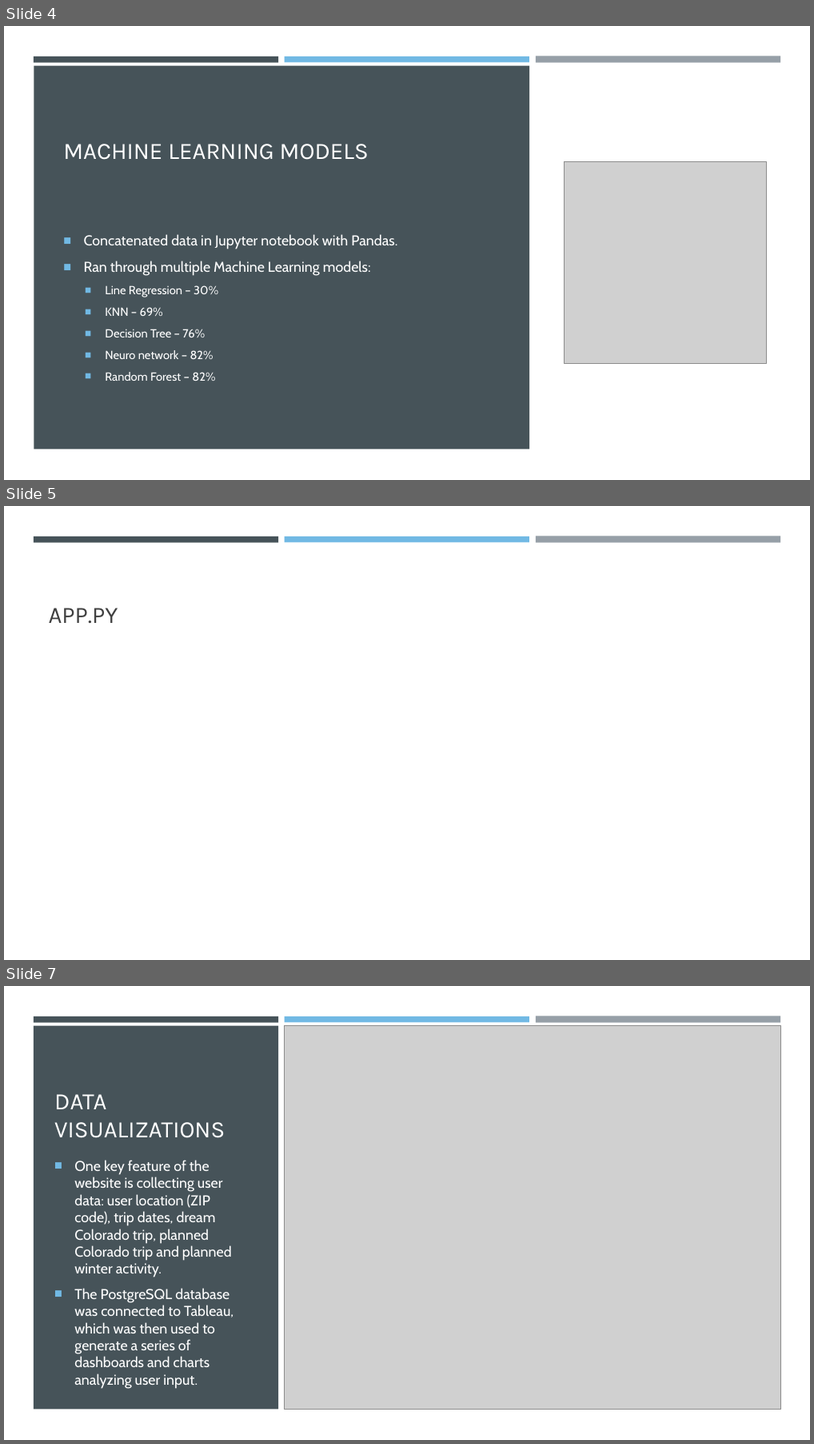
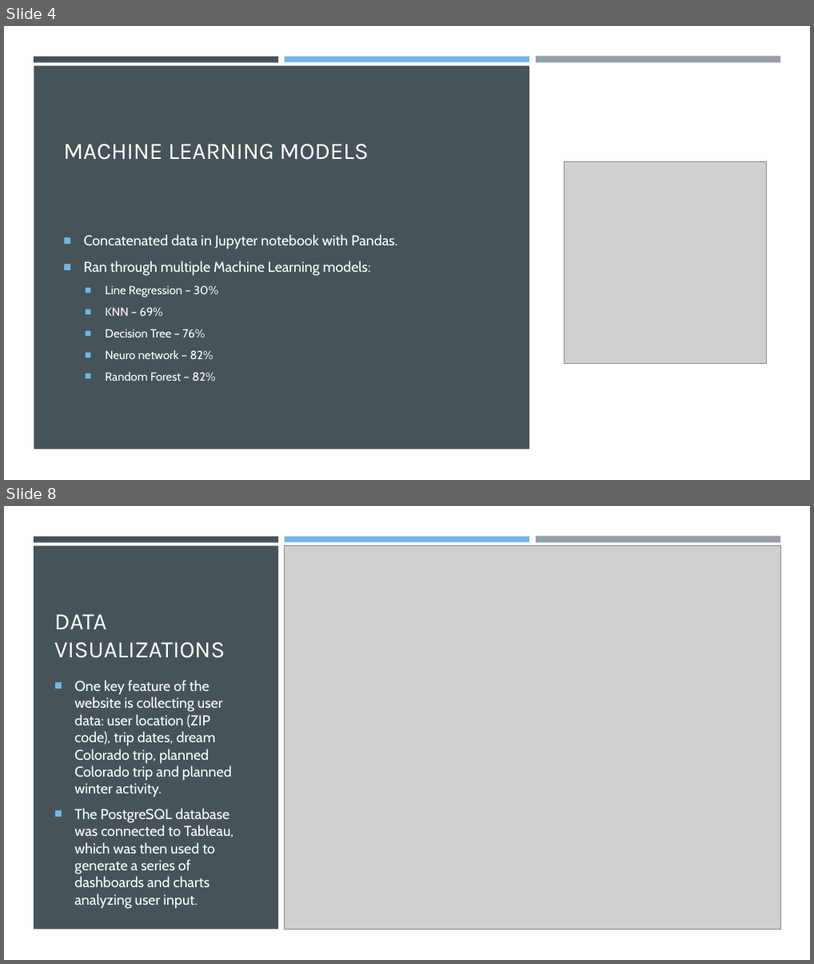
Before and after one commit to MtSopris/Snow_Predictor, a slide deck: POWDERHOUNDS.pptx. Shown one above the other, each under a label of ours: slides 4, 5 and 7 before the commit, slides 4 and 8 after it; the slides between them are not shown. The pictures are 814x1444 and 814x964 pixels, drawn with LibreOffice and Linux fonts; fonts in the diff are those of the drawing; grey boxes stand for pictures. Boxes give left, top, right and bottom in pixels: in the first picture for what was removed or moved away, otherwise in the second. Text is boxed around its words. In the diff, an @@ line names an element or a change of style, - is before the commit and + after.

```diff
--- a/POWDERHOUNDS.pptx
+++ b/POWDERHOUNDS.pptx
@@ slide 5 removed at bbox=[4, 506, 810, 960], background #FFFFFF @@
@@ rectangle removed at bbox=[34, 536, 278, 542] @@
@@ rectangle removed at bbox=[285, 536, 530, 542] @@
@@ rectangle removed at bbox=[536, 536, 781, 543] @@
@@ title removed at bbox=[49, 608, 118, 623] @@
-APP.PY
@@ what was slide 7 is now slide 8 @@
```
Also in this commit, not shown: 4 slides changed, 2 slides added.
